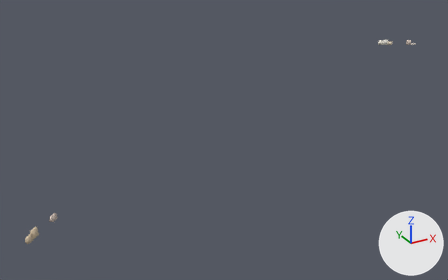
Renders of the glTF model assets/malta/countryside/farm_-20_-25_far.glb from each side of a commit.
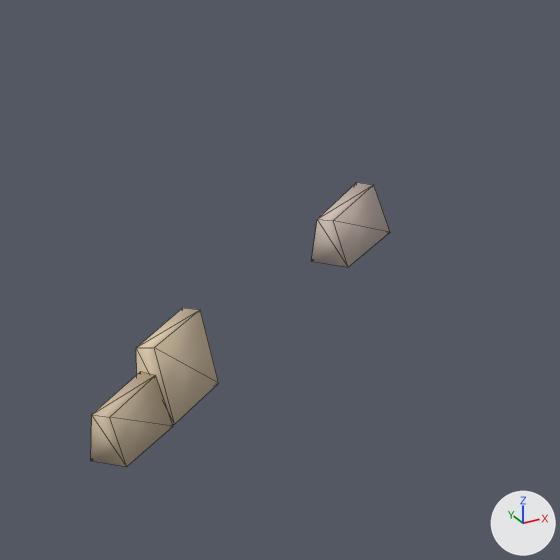
The first picture shows the older version from a camera (50 mm lens) standing at (346.6, -270.7, 197.9) and looking at (412.4, -151.2, 138.1). The close-ups show the older and then the newer version on the part from 3% to 17% of the width and 69% to 91% of the height of that picture. Only the edits that show in the close-ups are written down. Lighting does not change. The marker at lower right points along +X, +Y and +Z. The close-ups show mesh edges as thin lines.

In view in the first close-up: 'geometry_0'.
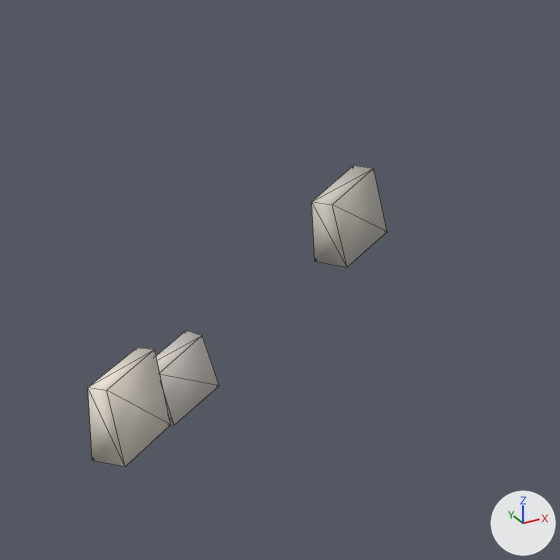
Where the change shows, as pixel boxes (x1, y1, x2, y2) in the close-ups (560 x 560 px; the box of a moved part takes in the faces that stretch with it):
'geometry_0', reshaped, recoloured
    before: (91, 182, 390, 467)
    after: (88, 165, 387, 466)
part 1 of me_geometry_0, moved or reshaped
    before: (311, 219, 348, 267)
    after: (312, 202, 347, 267)
part 2 of me_geometry_0, moved or reshaped
    before: (136, 308, 219, 424)
    after: (156, 330, 219, 425)
part 3 of me_geometry_0, moved or reshaped
    before: (333, 221, 390, 267)
    after: (332, 205, 386, 267)
part 4 of me_geometry_0, moved or reshaped
    before: (318, 182, 390, 232)
    after: (312, 165, 387, 232)
part 5 of me_geometry_0, moved or reshaped
    before: (91, 372, 173, 467)
    after: (88, 348, 171, 466)
part 6 of me_geometry_0, recoloured
    before: (136, 182, 390, 424)
    after: (156, 165, 387, 425)
part 7 of me_geometry_0, recoloured (beige to white)
    before: (91, 372, 173, 467)
    after: (88, 348, 171, 466)

What changed in the scene script:
```text
Change me_geometry_0:
    used by ob_geometry_0; location = (0.0, 0.0, 0.0)
    remove me_geometry_0.from_pydata(...)  # 64 vertices, 96 faces; spans x 358.9..492.5, y -185.8..-122.9, z 144.8..147.9
    add me_geometry_0.from_pydata(...)  # 64 vertices, 96 faces; spans x 358.9..492.5, y -185.7..-123.0, z 144.9..147.8
    me_geometry_0 part 1: the 1 vertex in x 364.0, y -180.3, z 145.8 is moved by (-0.1, 0.0, 0.4)
    me_geometry_0 part 2: all 4 vertices in x 360.0..361.3, y -184.6..-183.4, z 146.6..146.7 are moved by (0.0, 0.0, -0.5)
    me_geometry_0 part 3: all 2 vertices in x 364.2..365.0, y -180.6..-179.3, z 145.8..145.9 are moved by (0.0, 0.0, 0.3)
    me_geometry_0 part 4: the 1 vertex in x 365.2, y -179.5, z 145.8 is moved by (0.0, 0.0, 0.4)
    me_geometry_0 part 5: all 4 vertices in x 359.0..360.3, y -185.6..-184.4, z 146.1..146.2 are moved by (0.0, 0.0, 0.5)
    me_geometry_0 part 6: 36 faces centred in x 360.1..491.3, y -184.6..-129.4, z 144.9..147.9 are repainted in the vertex colours; the middle colour goes from pale yellow #d7c7b5 to light grey #dcd5ce
    me_geometry_0 part 7: 12 faces centred in x 359.1..360.2, y -185.6..-184.4, z 145.2..146.2 are repainted in the vertex colours; the middle colour goes from beige #cebb9f to white #ede5d8
    other edits to the shape of me_geometry_0 do not show in these pictures
```
